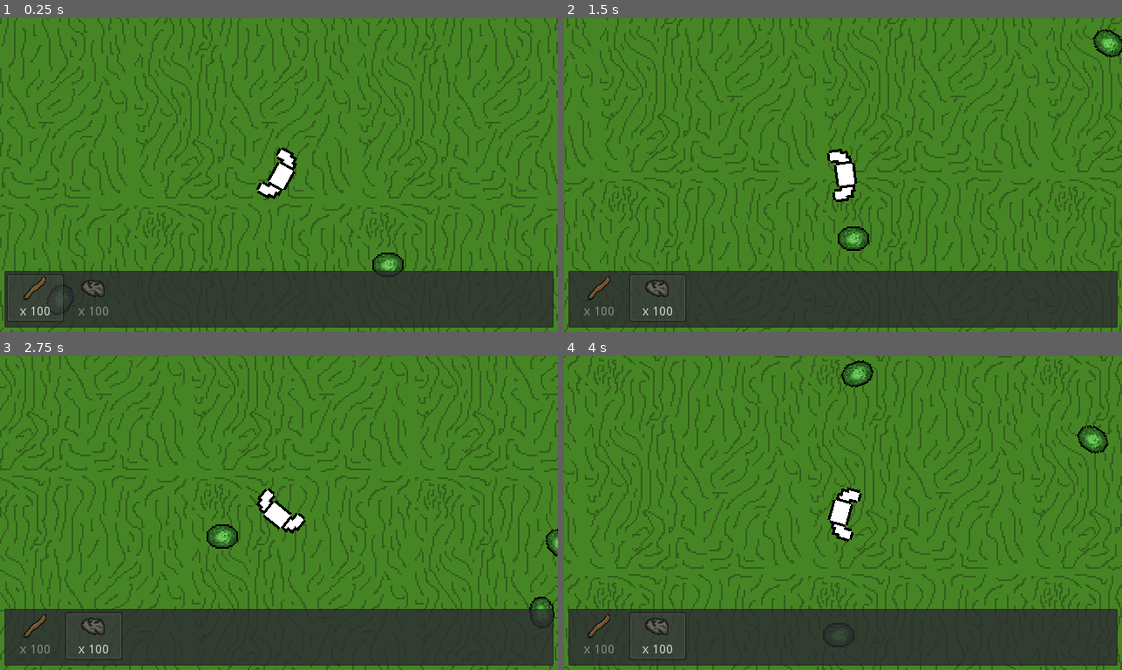
Above: before the commit, frames 1-4 (two rows, left to right).
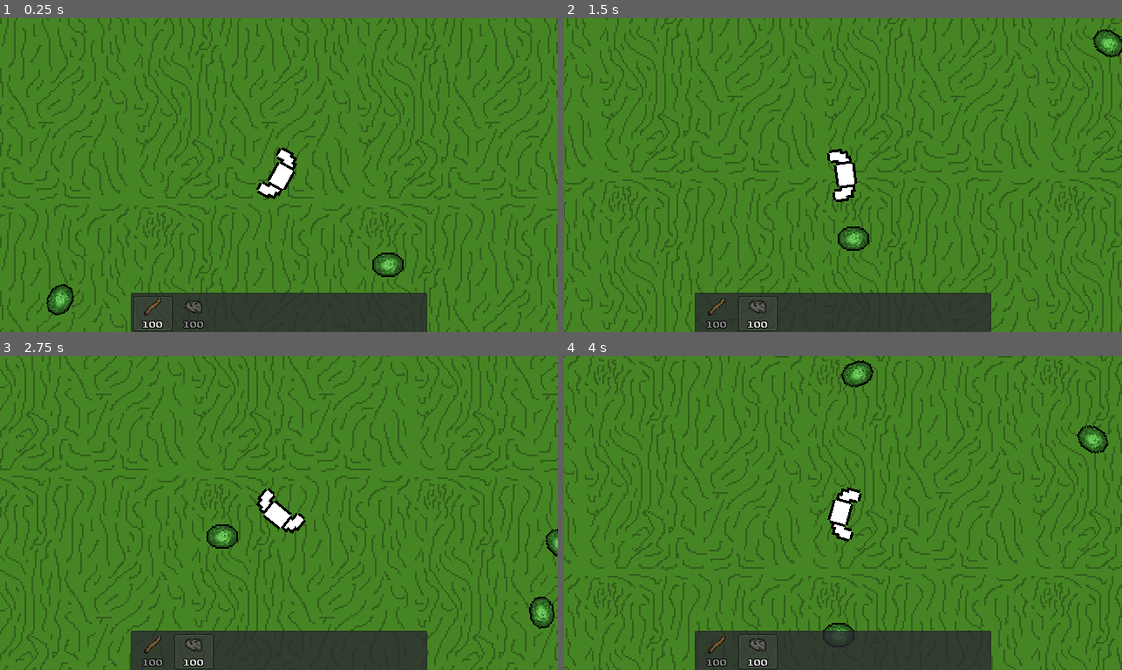
Above: after the commit, the same moments.

Repository: age-of-asparagus/click-godot3
Game: Godot game, scene res://Overworld/Overworld.tscn
Same seed, same stepped clock (60 frames per second), same inputs: the game is played once before the commit and once after it. The engine's default icon, where the game draws it, is replaced by a stand-in: a white triangle on a blue panel in a dark square.
Inputs (mouse positions are in pixels of both pictures, inside the frame that each line leads up to):
- Up to frame 1 (0.25 s): no input
- Up to frame 2 (1.5 s): tap Enter at 0.5 s; move the mouse to (965, 159) at 0.52 s; hold Right (ui_right) 0.53-1.28 s; tap Keypad 1 (1) at 0.6 s; tap 2 (2) at 0.8, 1.35 s; move the mouse to (731, 190) at 1.27 s; hold Down (ui_down) from 1.28 s (still down)
- Up to frame 3 (2.75 s): tap Keypad 1 (1) at 1.55, 2.1 s; move the mouse to (334, 443) at 2.02 s; release Down (ui_down) at 2.03 s; hold Right (ui_right) from 2.03 s (still down); tap 2 (2) at 2.3 s
- Up to frame 4 (4 s): move the mouse to (815, 575) at 2.77 s; release Right (ui_right) at 2.78 s; hold Up (ui_up) 2.78-3.53 s; tap 2 (2) at 2.85, 3.8 s; tap Keypad 1 (1) at 3.05 s; move the mouse to (1010, 560) at 3.52 s; hold Left (ui_left) from 3.53 s (still down); tap F (interact) at 3.6 s

The runs differ from the first frame. In frame 1, 13% of the frame differs, in the area x 0-100%, y 80-100%; in frame 2, 13%; in frame 3, 13%; in frame 4, 13%.

Commit message:
Kam's annoying hotbar changes

Diff:
--- a/HUD/HUD.gd
+++ b/HUD/HUD.gd
@@ -1,6 +1,6 @@
 extends CanvasLayer
 
-onready var item_list = $MarginContainer/ItemList
+onready var item_list = $ItemList
 
 func _ready():
 	item_list.select(0)
@@ -10,5 +10,5 @@
 
 func update_counts():
 
-	item_list.set_item_text(0, "x " + str(Global.sticks))
-	item_list.set_item_text(1, "x " + str(Global.stones))
+	item_list.set_item_text(0, str(Global.sticks))
+	item_list.set_item_text(1, str(Global.stones))
--- a/HUD/OnScreenInventory1-9.tscn
+++ b/HUD/OnScreenInventory1-9.tscn
@@ -1,37 +1,41 @@
-[gd_scene load_steps=4 format=2]
+[gd_scene load_steps=7 format=2]
 
 [ext_resource path="res://Assets/Stone_material_32px.png" type="Texture" id=1]
 [ext_resource path="res://Assets/Stick_material_32px.png" type="Texture" id=2]
 [ext_resource path="res://HUD/HUD.gd" type="Script" id=3]
+[ext_resource path="res://Fonts/PublicPixel-z84yD.ttf" type="DynamicFontData" id=4]
+
+[sub_resource type="Theme" id=2]
+
+[sub_resource type="DynamicFont" id=1]
+size = 8
+outline_size = 1
+outline_color = Color( 0, 0, 0, 1 )
+use_filter = true
+font_data = ExtResource( 4 )
 
 [node name="HUD" type="CanvasLayer"]
 script = ExtResource( 3 )
 
-[node name="MarginContainer" type="MarginContainer" parent="."]
+[node name="ItemList" type="ItemList" parent="."]
 modulate = Color( 1, 1, 1, 0.784314 )
 anchor_left = 0.5
 anchor_top = 1.0
 anchor_right = 0.5
 anchor_bottom = 1.0
-margin_left = -320.0
-margin_top = -75.0
-margin_right = 320.0
-custom_constants/margin_right = 5
-custom_constants/margin_top = 5
-custom_constants/margin_left = 5
-custom_constants/margin_bottom = 5
-
-[node name="ItemList" type="ItemList" parent="MarginContainer"]
-margin_left = 5.0
-margin_top = 5.0
-margin_right = 635.0
-margin_bottom = 70.0
-rect_min_size = Vector2( 630, 60 )
+margin_left = -170.0
+margin_top = -45.0
+margin_right = 170.0
+margin_bottom = 20.0
+grow_horizontal = 2
+grow_vertical = 2
 mouse_filter = 2
+theme = SubResource( 2 )
 custom_colors/guide_color = Color( 0.494118, 0.0745098, 0.0745098, 1 )
-items = [ "x 64", ExtResource( 2 ), false, "x 64", ExtResource( 1 ), false ]
-auto_height = true
-max_columns = 9
+custom_fonts/font = SubResource( 1 )
+items = [ "100", ExtResource( 2 ), false, "100", ExtResource( 1 ), false ]
+max_columns = 10
 same_column_width = true
-fixed_column_width = 63
+fixed_column_width = 43
 icon_mode = 0
+fixed_icon_size = Vector2( 24, 24 )
--- a/Overworld/Overworld.gd
+++ b/Overworld/Overworld.gd
@@ -12,11 +12,11 @@
 
 	if Input.is_action_just_pressed("1"):
 		$Character.set_item_index(0)
-		$HUD/MarginContainer/ItemList.select(0)
+		$HUD/ItemList.select(0)
 
 	if Input.is_action_just_pressed("2"):
 		$Character.set_item_index(1)
-		$HUD/MarginContainer/ItemList.select(1)
+		$HUD/ItemList.select(1)
 
 	if Input.is_action_just_pressed("restart"):
 		Global.stones = 100
--- a/Overworld/Overworld.tscn
+++ b/Overworld/Overworld.tscn
@@ -70,9 +70,6 @@
 position = Vector2( 257, 784 )
 scale = Vector2( 2, 2 )
 collision_layer = 0
-__meta__ = {
-"_edit_group_": true
-}
 
 [node name="CollisionShape2D" type="CollisionShape2D" parent="ClickArea"]
 position = Vector2( 5, 0 )
@@ -124,7 +121,7 @@
 texture = ExtResource( 4 )
 
 [node name="KeyPrompt" type="AnimatedSprite" parent="ClickArea"]
-position = Vector2( 31.5, -33 )
+position = Vector2( 26, -24 )
 z_index = 2
 frames = SubResource( 4 )
 playing = true
